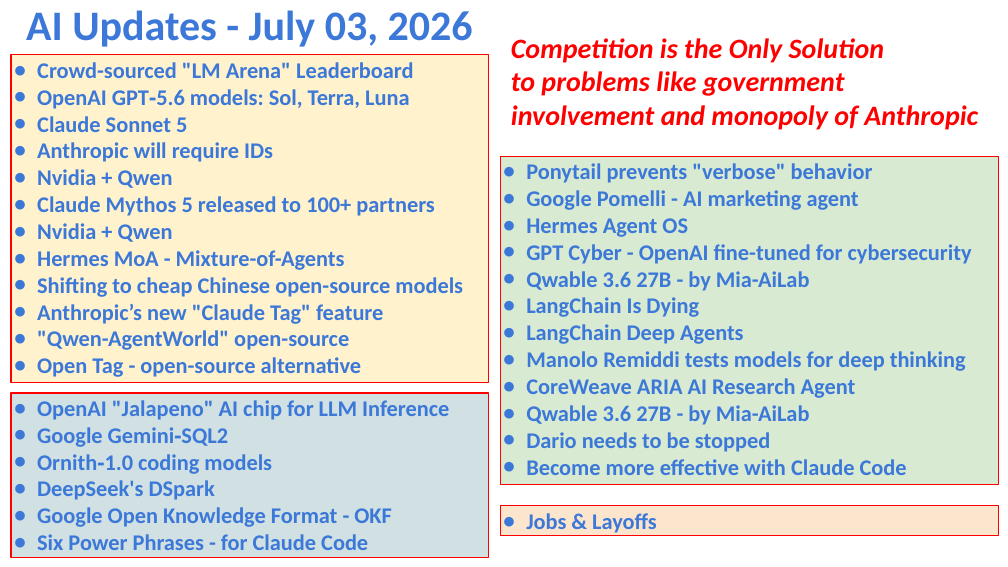
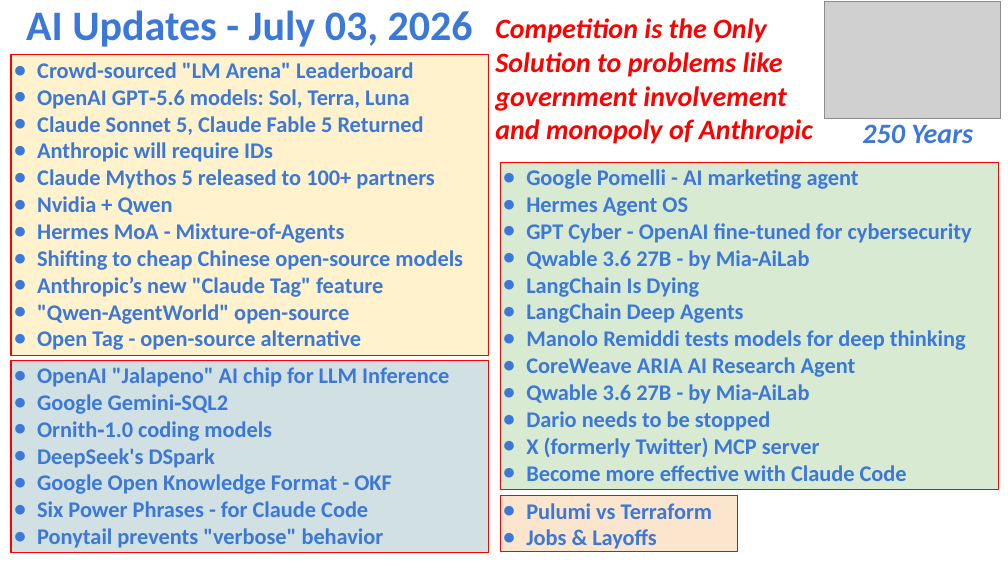
Before and after one commit to lselector/seminar, a slide deck: slide 1 of 2026/2026-07-03-AI-Updates.pptx. Drawn at 1008x567 pixels with LibreOffice and Linux fonts; fonts in the diff are those of the drawing; grey boxes stand for pictures. Boxes give left, top, right and bottom in pixels: in the first picture for what was removed or moved away, otherwise in the second. Text is boxed around its words. In the diff, an @@ line names an element or a change of style, - is before the commit and + after.

```diff
--- a/2026/2026-07-03-AI-Updates.pptx
+++ b/2026/2026-07-03-AI-Updates.pptx
@@ text at (x1=495, y1=18, x2=813, y2=144): text changed @@
-Competition is the Only Solution
-to problems like government involvement and monopoly of Anthropic
+Competition is the Only
+Solution to problems like
+government involvement
+and monopoly of Anthropic
@@ picture added at (x1=825, y1=1, x2=1001, y2=119) @@
@@ rectangle "Crowd-sourced "LM Arena" Leaderboard" resized from (x1=11, y1=55, x2=489, y2=383) to (x1=11, y1=55, x2=489, y2=356) @@
@@ text in rectangle at (x1=37, y1=116, x2=424, y2=135): text changed @@
-● Claude Sonnet 5
+● Claude Sonnet 5, Claude Fable 5 Returned
@@ text added at (x1=862, y1=124, x2=973, y2=143), 20 pt, text #3C78D8, bold, italic @@
+250 Years
@@ text in rectangle at (x1=37, y1=169, x2=173, y2=188): paragraph removed @@
-● Nvidia + Qwen
@@ rectangle "Google Pomelli - AI marketing ..." moved from (x1=500, y1=156, x2=999, y2=484) to (x1=500, y1=162, x2=999, y2=490) @@
@@ text in rectangle at (x1=526, y1=163, x2=873, y2=183): paragraph removed @@
-● Ponytail prevents "verbose" behavior
@@ rectangle "OpenAI "Jalapeno" AI chip for ..." resized from (x1=11, y1=393, x2=489, y2=558) to (x1=11, y1=360, x2=489, y2=552) @@
@@ text in rectangle at (x1=526, y1=438, x2=820, y2=458): paragraph added @@
+● X (formerly Twitter) MCP server
@@ rectangle "Pulumi vs Terraform" resized from (x1=500, y1=506, x2=999, y2=535) to (x1=500, y1=496, x2=738, y2=552) @@
@@ text in rectangle at (x1=526, y1=503, x2=712, y2=519): paragraph added @@
+● Pulumi vs Terraform
@@ text in rectangle at (x1=37, y1=528, x2=384, y2=548): paragraph added @@
+● Ponytail prevents "verbose" behavior
```
Also in this commit, not shown: 17 other slides changed, 2 slides added.
